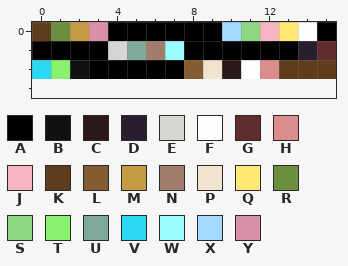
One commit to this pixel-art file: bnp/resources/palette.aseprite. The picture above is the old version.
16x3 pixels, 1 frame. Colours within 5 levels of each other are drawn and written as one. The old version is drawn lined up with the new one, on the new canvas.
Palette (. is transparent): A #000000  B #111111  C #2a1a1a  D #291e30  E #d5d6d2  F #fefefe  G #602c2c  H #db8c8c  J #f8b5c2  K #5e3c1c  L #835c32  M #c49a45  N #a27d6e  P #f0e4d0  Q #ffe873  R #6b8f3e  S #8ed684  T #88f270  U #7fa99b  V #2bd9f2  W #9dfcff  X #a3d9ff  Y #d98fa8
New version:
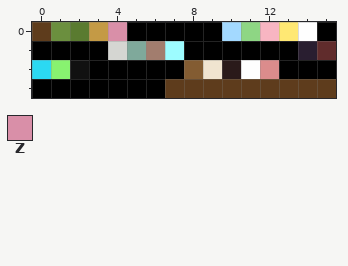
Colours new in this view: Z #d98fa8
Difference:
canvas 16x3 -> 16x4
@@ palette @@
-M #c49a45
+M #5a7b30
-Y #d98fa8
+Y #c49a45
@@ x 0..15 @@
-0 KRMYAAAAAAXSJQFA
+0 KRMYZAAAAAXSJQFA
 1 AAAAEUNWAAAAAADG
-2 VTBAAAAALPCFHKKK
-3 ................
+2 VTBAAAAALPCFHAAA
+3 AAAAAAAKKKKKKKKK
Boxes around the changes in both pictures, in picture pixels (x1, y1, x2, y2):
changed: (32, 22, 336, 98)
